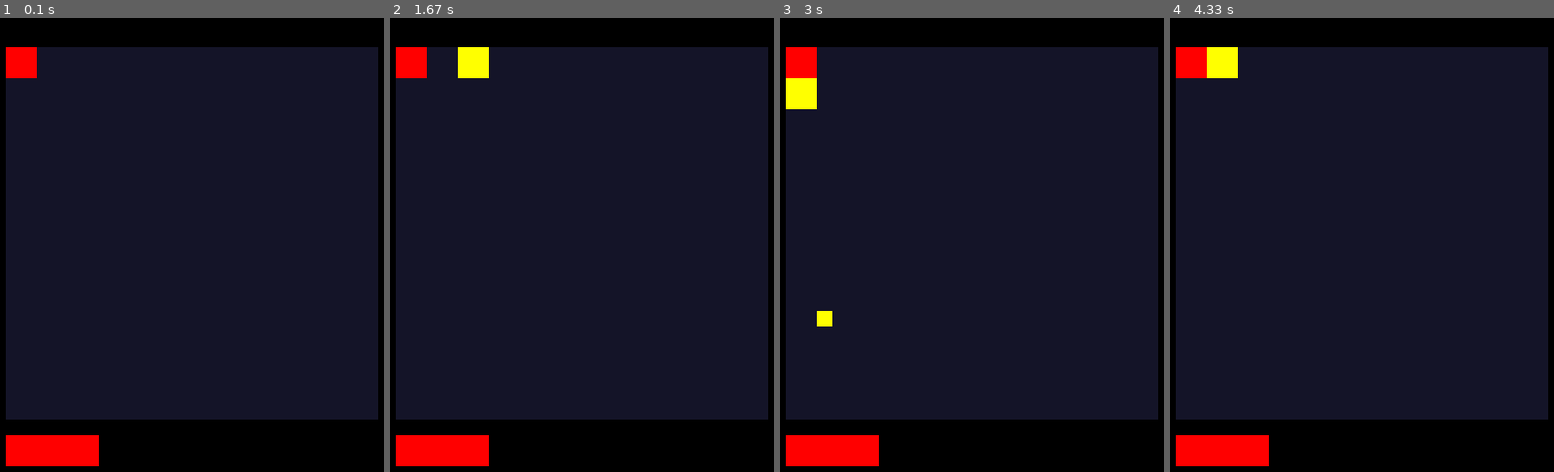
Above: before the commit, frames 1-4 (left to right).
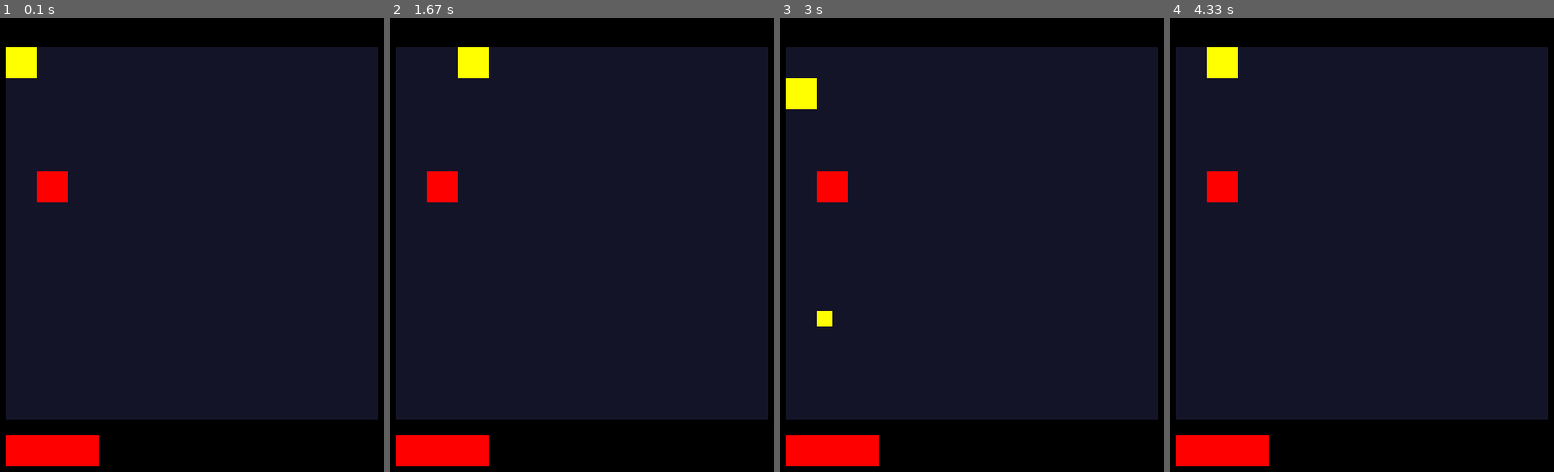
Above: after the commit, the same moments.

Repository: windingtheropes/dungeon-game
Game: pygame game, started from game.py
Same seed, same stepped clock (60 frames per second), same inputs: the game is played once before the commit and once after it.
Inputs:
- Up to frame 1 (0.1 s): no input
- Up to frame 2 (1.67 s): hold Right 0.33-0.8 s; hold Right 1.17-1.63 s
- Up to frame 3 (3 s): hold Left 1.67-2.2 s; hold Down 2.23-2.53 s; tap E at 2.57 s; hold Left from 2.9 s (still down)
- Up to frame 4 (4.33 s): tap E at 3.05 s; release Left at 3.3 s; hold Up 3.33-3.7 s; hold Right from 3.73 s (still down)

The runs differ from the first frame. In frame 1, 1.1% of the frame differs, in the area x 1-18%, y 6-41%; in frame 2, 1.1%; in frame 3, 1.1%; in frame 4, 1.1%.

Commit message:
solid-body collisions

Diff:
--- a/game.py
+++ b/game.py
@@ -112,6 +112,9 @@
 class Enemy(Entity):
     def __init__(self):
         Entity.__init__(self)
+        self.collidable = True
+        self.solid = True
+        self.relative_position = Vec2(32,128)
         self.dim = Vec2(32,32)
     def _render(self):
         # self.facing = -1 * self.floor.player.facing
@@ -121,11 +124,12 @@
         gpos: Vec2 = self.floor.get_global_position(self.relative_position)
         pygame.draw.rect(self.screen, (255,0,0), pygame.Rect(gpos.x, gpos.y, self.dim.x, self.dim.x))
 class Projectile(Entity):
-    def __init__(self, ipos = Vec2(0,0), velocity=1, direction=Vec2(1,0)):
+    def __init__(self, ipos = Vec2(0,0), velocity=1, direction=Vec2(1,0), source:Entity=None):
         Entity.__init__(self)
         self.facing: Vec2 = direction
         self.relative_position: Vec2 = ipos
         self.velocity = velocity
+        self.source = source
     def _render(self):
         # move by one unit of velocity* direction every render cycle
         self.relative_position = self.relative_position + (self.facing * (self.velocity))
@@ -152,7 +156,7 @@
                     # remove entities far away from the dimensions of the floor
                     self.entities.remove(e)
                 else:
-                    print(self.calc_collision(e))
+                    # print(self.calc_collision(e))
                     e._render()
         else:
             self.listeners["render"]()
@@ -197,6 +201,8 @@
             else:
                 pos = entity.relative_position
 
+            if target.collidable == False:
+                return
             # can't collide with self
             if(target == entity):
                 continue
@@ -216,13 +222,17 @@
                 return Collision(target, pos)
             else:
                 return None
-    # check if a move is legal for any entity
+    # check if a move is legal for any solid entity
     def is_legal_move(self, entity: Entity, dir: Vec2):
         # position is in the top left of every entity, so subtract 1 from the amount of times h or w of entity goes into h or w of floor
         max_x = (((self.dim.x)-entity.dim.x)/entity.dim.x)*entity.dim.x
         max_y = (((self.dim.y)-entity.dim.y)/entity.dim.y)*entity.dim.y
         prop_pos = entity.relative_position + dir
 
+        # if a collision is expected on this next move, with a solid entity, treat it as such **** TODO ** and don't allow the move
+        collision: Collision = self.calc_collision(entity, prop_pos)
+        if(collision and collision.entity.solid == True):
+            return False
         # two movements can't be made at the same time currently, but worth checking for the future
         if(dir.x != 0) and (prop_pos.x < 0 or prop_pos.x > max_x):
             return False
--- a/renderlib.py
+++ b/renderlib.py
@@ -95,8 +95,11 @@
 class Entity(Layer):
     def __init__(self):
         Layer.__init__(self)
-        # position as calculated by the entity floor; global position on screen
-        self.collidable = False
+
+        # will collisions be calculated for this entity
+        self.collidable = True
+        # if solid, most items cannot pass through this entity
+        self.solid = True
         # register all allowed events; includes collision
         self.listeners = {
             "event":None,
@@ -104,6 +107,7 @@
             "start":None,
             "collision":None
         }
+        # relative to entity floor
         self.relative_position = Vec2(0,0)
         self.dim = Vec2(32,32)
         self.facing = Vec2(0,0) # direction entity is facing
